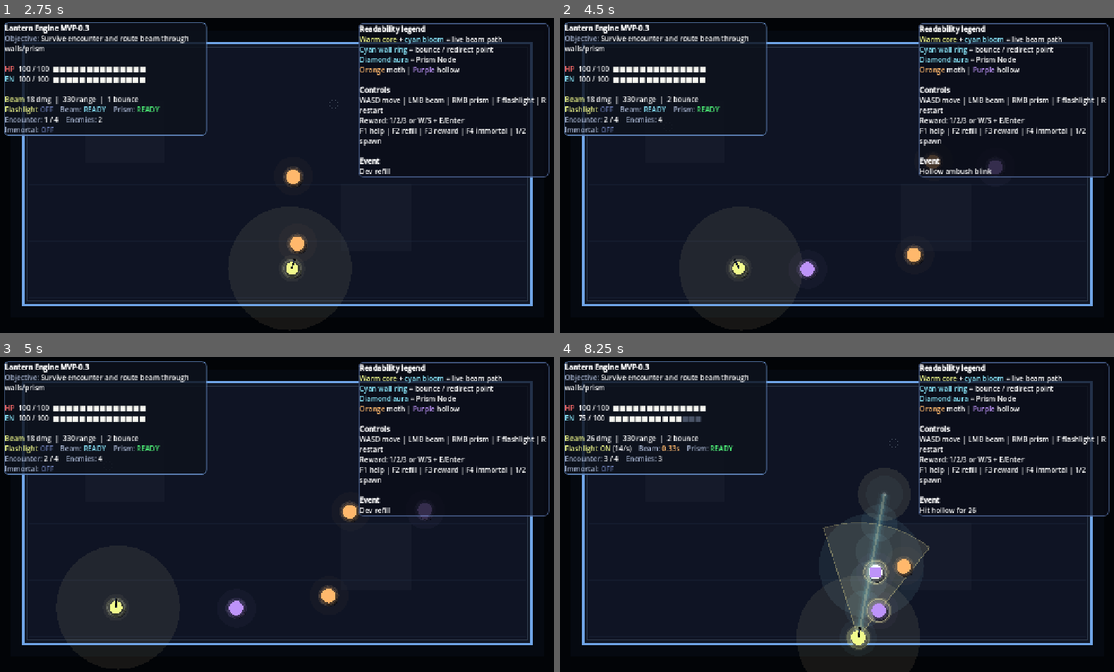
Above: before the commit, frames 1-4 (two rows, left to right).
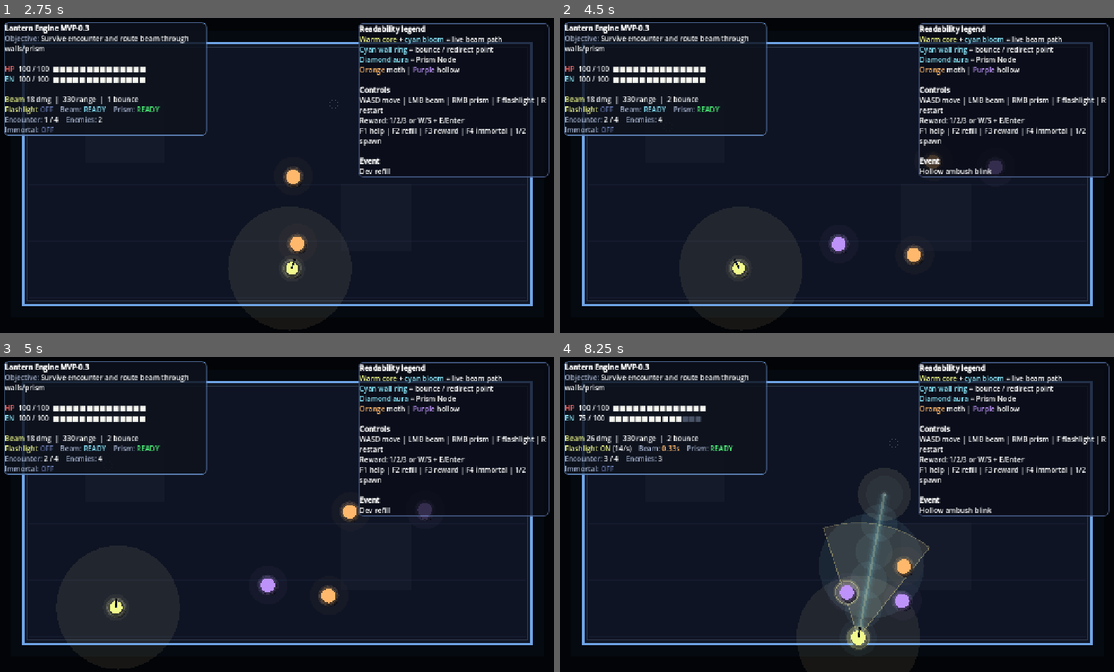
Above: after the commit, the same moments.

Repository: Nopppa/lantern-engine
Game: Godot game, scene res://scenes/main.tscn
Two runs of this game, one before a commit and one after it. Both use one fixed random seed, a clock stepped at 60 frames per second and the inputs below.
Inputs (mouse positions are in pixels of both pictures, inside the frame that each line leads up to):
- Up to frame 1 (2.75 s): tap Enter (ui_accept) at 0.5, 0.77, 1.52 s; move the mouse to (398, 159) at 0.52 s; hold D (move_right) 0.53-1.28 s; tap Q (quick_refill) at 0.6, 1.55, 2.3 s; move the mouse to (166, 191) at 1.27 s; hold S (move_down) 1.28-2.03 s; click (166, 191) at 1.35 s; move the mouse to (332, 103) at 2.02 s; hold D (move_right) from 2.03 s (still down); tap E (interact) at 2.1 s
- Up to frame 2 (4.5 s): move the mouse to (809, 238) at 2.77 s; release D (move_right) at 2.78 s; hold R (grant_upgrade) 2.78-3.53 s; right-click (809, 238) at 2.85 s; tap Enter (ui_accept) at 3.02, 3.77 s; tap Q (quick_refill) at 3.05, 3.6 s; move the mouse to (1008, 222) at 3.52 s; hold A (move_left) from 3.53 s (still down); move the mouse to (665, 125) at 4.27 s; tap 2 (spawn_hollow) at 4.35 s
- Up to frame 3 (5 s): keep holding A (move_left); tap Enter (ui_accept) at 4.52 s; tap Q (quick_refill) at 4.55 s
- Up to frame 4 (8.25 s): move the mouse to (864, 514) at 5.02 s; release A (move_left) at 5.03 s; hold S (move_down) 5.03-5.78 s; tap 1 (spawn_moth) at 5.1 s; tap Q (quick_refill) at 5.3, 6.05, 6.8, 7.35 s; move the mouse to (753, 432) at 5.77 s; hold D (move_right) 5.78-6.53 s; tap F (toggle_flashlight) at 5.85 s; tap Enter (ui_accept) at 6.02, 6.77, 7.52 s; move the mouse to (958, 498) at 6.52 s; hold R (grant_upgrade) 6.53-7.28 s; hold 3 6.53-7.28 s; move the mouse to (726, 530) at 7.27 s; hold D (move_right) 7.28-8.03 s; move the mouse to (892, 442) at 8.02 s; hold S (move_down) from 8.03 s (still down); click (892, 442) at 8.1 s

Frame 1 is identical in both runs. In frame 2, 0.4% of the frame differs, in the area x 42-53%, y 68-84%; in frame 3, 0.4%; in frame 4, 1.2%, in the area x 49-78%, y 47-85%.

Commit message:
fix: restore tester debug actions and extract enemy runtime

Diff:
--- /dev/null
+++ b/scripts/gameplay/enemy_controller.gd
@@ -0,0 +1,88 @@
+extends RefCounted
+class_name EnemyController
+
+static func update_enemies(run: RunScene, delta: float) -> void:
+	for enemy: Dictionary in run.enemies:
+		if not enemy["alive"]:
+			_tick_dead_enemy(enemy, delta)
+			continue
+		enemy["flash"] = max(enemy["flash"] - delta, 0.0)
+		var to_player: Vector2 = run.player_pos - enemy["node"].position
+		var dir := _safe_direction_from_player(to_player)
+		if enemy["type"] == "moth":
+			_update_moth(enemy, dir, delta)
+		elif enemy["type"] == "hollow":
+			_update_hollow(run, enemy, dir, delta)
+		if enemy["node"].position.distance_to(run.player_pos) < run.ENEMY_CONTACT_RADIUS + enemy["radius"]:
+			run._apply_contact_damage(enemy["contact_damage"] * delta)
+
+static func _tick_dead_enemy(enemy: Dictionary, delta: float) -> void:
+	enemy["death_timer"] -= delta
+	enemy["flash"] = max(enemy["flash"] - delta, 0.0)
+	enemy["node"].scale = Vector2.ONE * max(enemy["death_timer"] * 2.0, 0.1)
+	if enemy["death_timer"] <= 0.0 and is_instance_valid(enemy["node"]):
+		enemy["node"].queue_free()
+
+static func _safe_direction_from_player(to_player: Vector2) -> Vector2:
+	if to_player.length_squared() < 4.0:
+		var dir := Vector2(randf_range(-1.0, 1.0), randf_range(-1.0, 1.0)).normalized()
+		return dir if dir != Vector2.ZERO else Vector2.RIGHT
+	return to_player.normalized()
+
+static func _update_moth(enemy: Dictionary, dir: Vector2, delta: float) -> void:
+	enemy["node"].position += dir * enemy["speed"] * delta
+
+static func _update_hollow(run: RunScene, enemy: Dictionary, dir: Vector2, delta: float) -> void:
+	var in_light := run._is_in_flashlight_cone(enemy["node"].position)
+	enemy["revealed_by_light"] = in_light
+	if enemy["blink_transiting"]:
+		_update_hollow_transit(run, enemy, delta)
+	elif enemy["blink_winding_up"]:
+		_update_hollow_windup(run, enemy, dir, delta)
+	else:
+		_update_hollow_active(run, enemy, dir, in_light, delta)
+	if enemy.get("shimmer_timer", 0.0) > 0.0:
+		enemy["shimmer_timer"] -= delta
+
+static func _update_hollow_transit(run: RunScene, enemy: Dictionary, delta: float) -> void:
+	enemy["blink_transit_timer"] -= delta
+	var t_progress: float = 1.0 - clampf(float(enemy["blink_transit_timer"]) / float(enemy["blink_transit_duration"]), 0.0, 1.0)
+	enemy["node"].position = Vector2(enemy["blink_transit_start"]).lerp(Vector2(enemy["blink_transit_end"]), t_progress)
+	if enemy["blink_transit_timer"] <= 0.0:
+		enemy["blink_transiting"] = false
+		enemy["node"].position = Vector2(enemy["blink_transit_end"])
+		enemy["attack_timer"] = 2.6
+		enemy["shimmer_timer"] = 0.5
+		run.last_event = "Hollow blink DISRUPTED by flashlight"
+
+static func _update_hollow_windup(run: RunScene, enemy: Dictionary, dir: Vector2, delta: float) -> void:
+	enemy["blink_windup"] -= delta
+	if enemy["blink_windup"] <= 0.0:
+		enemy["blink_winding_up"] = false
+		var blink_dist := 140.0 * 0.4
+		var flank := Vector2(randf_range(-50, 50), randf_range(-50, 50))
+		var target_pos := (run.player_pos + dir.rotated(PI) * blink_dist + flank).clamp(run.ARENA_RECT.position + Vector2(32, 32), run.ARENA_RECT.end - Vector2(32, 32))
+		enemy["blink_transiting"] = true
+		enemy["blink_transit_start"] = enemy["node"].position
+		enemy["blink_transit_end"] = target_pos
+		enemy["blink_transit_duration"] = 0.28
+		enemy["blink_transit_timer"] = 0.28
+		run.last_event = "Hollow disrupted transit..."
+	else:
+		var jitter := Vector2(randf_range(-3.0, 3.0), randf_range(-3.0, 3.0))
+		enemy["node"].position += jitter
+
+static func _update_hollow_active(run: RunScene, enemy: Dictionary, dir: Vector2, in_light: bool, delta: float) -> void:
+	enemy["attack_timer"] -= delta
+	if enemy["attack_timer"] <= 0.0:
+		if in_light:
+			enemy["blink_winding_up"] = true
+			enemy["blink_windup"] = 0.4
+			run.last_event = "Hollow struggling to blink..."
+		else:
+			enemy["attack_timer"] = 2.4
+			var flank := Vector2(randf_range(-80, 80), randf_range(-80, 80))
+			enemy["node"].position = (run.player_pos + dir.rotated(PI) * 140.0 + flank).clamp(run.ARENA_RECT.position + Vector2(32, 32), run.ARENA_RECT.end - Vector2(32, 32))
+			run.last_event = "Hollow ambush blink"
+	else:
+		enemy["node"].position += dir * enemy["speed"] * 0.55 * delta
--- a/scripts/player/debug_actions.gd
+++ b/scripts/player/debug_actions.gd
@@ -7,15 +7,19 @@
 			KEY_F1:
 				toggle_help(run)
 				run.get_viewport().set_input_as_handled()
+			KEY_F2:
+				quick_refill(run)
+				run.get_viewport().set_input_as_handled()
+			KEY_F3:
+				force_reward(run)
+				run.get_viewport().set_input_as_handled()
 			KEY_F4:
 				toggle_immortal(run)
 				run.get_viewport().set_input_as_handled()
 
 static func handle_process_actions(run: RunScene) -> bool:
 	if Input.is_action_just_pressed("quick_refill"):
-		run.player_hp = run.player_max_hp
-		run.energy = run.max_energy
-		run.last_event = "Dev refill"
+		quick_refill(run)
 	if Input.is_action_just_pressed("restart_run"):
 		run._restart_run()
 		return true
@@ -23,9 +27,27 @@
 		run._spawn_enemy("moth", run._random_spawn())
 	if Input.is_action_just_pressed("spawn_hollow") and not run.reward_pending:
 		run._spawn_enemy("hollow", run._random_spawn())
-	if Input.is_action_just_pressed("grant_upgrade") and not run.reward_pending:
-		run._show_rewards()
+	if Input.is_action_just_pressed("grant_upgrade"):
+		force_reward(run)
 	return false
+
+static func quick_refill(run: RunScene) -> void:
+	run.player_hp = run.player_max_hp
+	run.energy = run.max_energy
+	if run.run_over and run.player_hp > 0.0:
+		run.run_over = false
+		run.end_panel.visible = false
+		run.last_event = "Dev refill + revive"
+	else:
+		run.last_event = "Dev refill"
+
+static func force_reward(run: RunScene) -> void:
+	if run.reward_pending or run.reward_resolution_in_progress:
+		return
+	if run.run_over:
+		run.run_over = false
+		run.end_panel.visible = false
+	run._show_rewards()
 
 static func toggle_help(run: RunScene) -> void:
 	run.help_collapsed = !run.help_collapsed
--- a/scripts/run_scene.gd
+++ b/scripts/run_scene.gd
@@ -6,6 +6,7 @@
 const RewardController = preload("res://scripts/gameplay/reward_controller.gd")
 const EncounterController = preload("res://scripts/gameplay/encounter_controller.gd")
 const BeamResolver = preload("res://scripts/gameplay/beam_resolver.gd")
+const EnemyController = preload("res://scripts/gameplay/enemy_controller.gd")
 const HudText = preload("res://scripts/ui/hud_text.gd")
 
 const ARENA_RECT := Rect2(Vector2(64, 64), Vector2(1152, 592))
@@ -170,6 +171,11 @@
 func _process(delta: float) -> void:
 	if DebugActions.handle_process_actions(self):
 		return
+	if reward_pending:
+		RewardController.handle_input(self)
+		_update_ui()
+		queue_redraw()
+		return
 	if run_over:
 		_update_ui()
 		queue_redraw()
@@ -185,11 +191,6 @@
 	if prism_node and prism_timer <= 0.0:
 		prism_node.queue_free()
 		prism_node = null
-	if reward_pending:
-		RewardController.handle_input(self)
-		_update_ui()
-		queue_redraw()
-		return
 	_handle_player(delta)
 	_update_enemies(delta)
 	_check_encounter_complete()
@@ -274,79 +275,7 @@
 		last_event = "Lantern extinguished"
 
 func _update_enemies(delta: float) -> void:
-	for enemy: Dictionary in enemies:
-		if not enemy["alive"]:
-			enemy["death_timer"] -= delta
-			enemy["flash"] = max(enemy["flash"] - delta, 0.0)
-			enemy["node"].scale = Vector2.ONE * max(enemy["death_timer"] * 2.0, 0.1)
-			if enemy["death_timer"] <= 0.0 and is_instance_valid(enemy["node"]):
-				enemy["node"].queue_free()
-			continue
-		enemy["flash"] = max(enemy["flash"] - delta, 0.0)
-		var to_player: Vector2 = player_pos - enemy["node"].position
-		var dir: Vector2
-		if to_player.length_squared() < 4.0:
-			# Prevent freeze when overlapping player — push outward with random offset
-			dir = Vector2(randf_range(-1.0, 1.0), randf_range(-1.0, 1.0)).normalized()
-			if dir == Vector2.ZERO:
-				dir = Vector2.RIGHT
-		else:
-			dir = to_player.normalized()
-		if enemy["type"] == "moth":
-			enemy["node"].position += dir * enemy["speed"] * delta
-		elif enemy["type"] == "hollow":
-			var in_light := _is_in_flashlight_cone(enemy["node"].position)
-			enemy["revealed_by_light"] = in_light
-			# --- Disrupted transit phase: visible linear movement with flicker ---
-			if enemy["blink_transiting"]:
-				enemy["blink_transit_timer"] -= delta
-				var t_progress: float = 1.0 - clampf(float(enemy["blink_transit_timer"]) / float(enemy["blink_transit_duration"]), 0.0, 1.0)
-				enemy["node"].position = Vector2(enemy["blink_transit_start"]).lerp(Vector2(enemy["blink_transit_end"]), t_progress)
-				if enemy["blink_transit_timer"] <= 0.0:
-					enemy["blink_transiting"] = false
-					enemy["node"].position = Vector2(enemy["blink_transit_end"])
-					enemy["attack_timer"] = 2.6
-					enemy["shimmer_timer"] = 0.5
-					last_event = "Hollow blink DISRUPTED by flashlight"
-			# --- Windup phase: enemy hesitates visibly before disrupted blink ---
-			elif enemy["blink_winding_up"]:
-				enemy["blink_windup"] -= delta
-				if enemy["blink_windup"] <= 0.0:
-					# Start disrupted transit instead of teleport
-					enemy["blink_winding_up"] = false
-					var blink_dist := 140.0 * 0.4
-					var flank := Vector2(randf_range(-50, 50), randf_range(-50, 50))
-					var target_pos := (player_pos + dir.rotated(PI) * blink_dist + flank).clamp(ARENA_RECT.position + Vector2(32, 32), ARENA_RECT.end - Vector2(32, 32))
-					enemy["blink_transiting"] = true
-					enemy["blink_transit_start"] = enemy["node"].position
-					enemy["blink_transit_end"] = target_pos
-					enemy["blink_transit_duration"] = 0.28
-					enemy["blink_transit_timer"] = 0.28
-					last_event = "Hollow disrupted transit..."
-				else:
-					# During windup: jitter position to show struggle
-					var jitter := Vector2(randf_range(-3.0, 3.0), randf_range(-3.0, 3.0))
-					enemy["node"].position += jitter
-			else:
-				enemy["attack_timer"] -= delta
-				if enemy["attack_timer"] <= 0.0:
-					if in_light:
-						# Start visible windup instead of instant blink
-						enemy["blink_winding_up"] = true
-						enemy["blink_windup"] = 0.4
-						last_event = "Hollow struggling to blink..."
-					else:
-						enemy["attack_timer"] = 2.4
-						var flank := Vector2(randf_range(-80, 80), randf_range(-80, 80))
-						enemy["node"].position = (player_pos + dir.rotated(PI) * 140.0 + flank).clamp(ARENA_RECT.position + Vector2(32, 32), ARENA_RECT.end - Vector2(32, 32))
-						last_event = "Hollow ambush blink"
-				else:
-					enemy["node"].position += dir * enemy["speed"] * 0.55 * delta
-			# Tick shimmer timer
-			if enemy.get("shimmer_timer", 0.0) > 0.0:
-				enemy["shimmer_timer"] -= delta
-		if enemy["node"].position.distance_to(player_pos) < ENEMY_CONTACT_RADIUS + enemy["radius"]:
-			_apply_contact_damage(enemy["contact_damage"] * delta)
+	EnemyController.update_enemies(self, delta)
 
 func _check_encounter_complete() -> void:
 	EncounterController.check_complete(self)
Not shown, changed: export_presets.cfg
Not shown, added: scripts/gameplay/enemy_controller.gd.uid
Not shown, changed: CHANGELOG.md
Not shown, changed: README.md
Not shown, changed: VERSION
Not shown, changed: docs/code-map.md
Not shown, changed: docs/devlog.md
Not shown, changed: docs/milestones.md
Not shown, added: docs/playtests/2026-03-10-playtest-08.md
Not shown, changed: docs/run-controls.md
